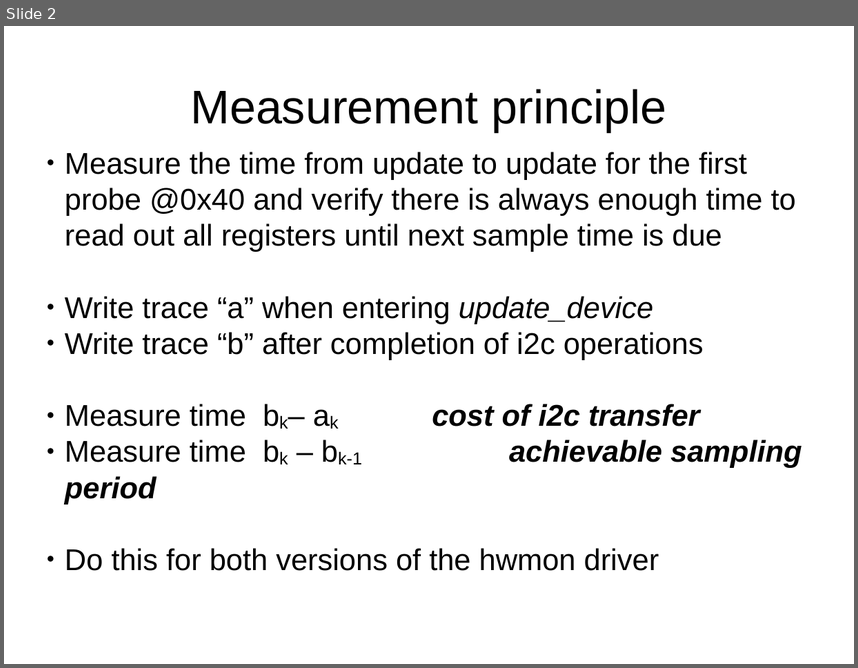
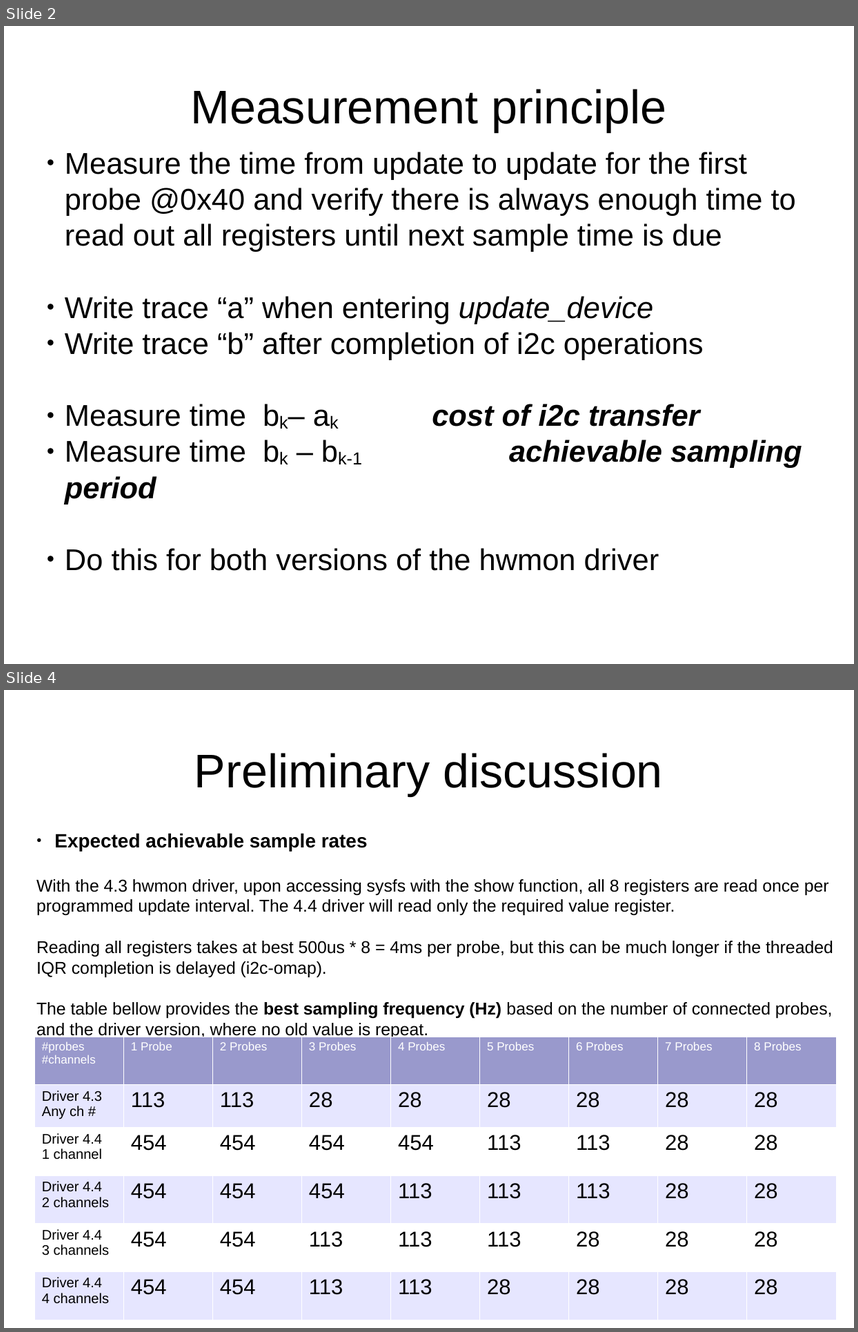
Before and after one commit to BayLibre/ACME, a slide deck: docs/measurements/8-probes-measurements.odp. Shown one above the other, each under a label of ours: slide 2 before the commit, slides 2 and 4 after it; the slides between them are not shown. The pictures are 858x668 and 858x1332 pixels, drawn with LibreOffice and Linux fonts; fonts in the diff are those of the drawing. Boxes give left, top, right and bottom in pixels: in the first picture for what was removed or moved away, otherwise in the second. Text is boxed around its words. In the diff, an @@ line names an element or a change of style, - is before the commit and + after.

Commit message:
update hwmon test script and doc

```diff
--- a/docs/measurements/8-probes-measurements.odp
+++ b/docs/measurements/8-probes-measurements.odp
@@ slide 4 added at [4,690,854,1328], background #FFFFFF @@
@@ title added at [194,753,663,796], 44 pt, text #000000 @@
+Preliminary discussion
@@ text added at [36,833,833,1039], 16 pt, text #000000 @@
+● Expected achievable sample rates
+With the 4.3 hwmon driver, upon accessing sysfs with the show function, all 8 registers are read once per programmed update interval. The 4.4 driver will read only the required value register.
+Reading all registers takes at best 500us * 8 = 4ms per probe, but this can be much longer if the threaded IQR completion is delayed (i2c-omap).
+The table bellow provides the best sampling frequency (Hz) based on the number of connected probes, and the driver version, where no old value is repeat.
@@ table added at [34,1036,833,1319], 6 rows, 9 columns @@
+#probes / #channels | 1 Probe | 2 Probes | 3 Probes | 4 Probes | 5 Probes | 6 Probes | 7 Probes | 8 Probes
+Driver 4.3 / Any ch # | 113 | 113 | 28 | 28 | 28 | 28 | 28 | 28
+Driver 4.4 / 1 channel | 454 | 454 | 454 | 454 | 113 | 113 | 28 | 28
+Driver 4.4 / 2 channels | 454 | 454 | 454 | 113 | 113 | 113 | 28 | 28
+Driver 4.4 / 3 channels | 454 | 454 | 113 | 113 | 113 | 28 | 28 | 28
+Driver 4.4 / 4 channels | 454 | 454 | 113 | 113 | 28 | 28 | 28 | 28
```
Also in this commit, not shown: 2 slides changed, 8 other slides added, 1 slide removed, 2 other files.
